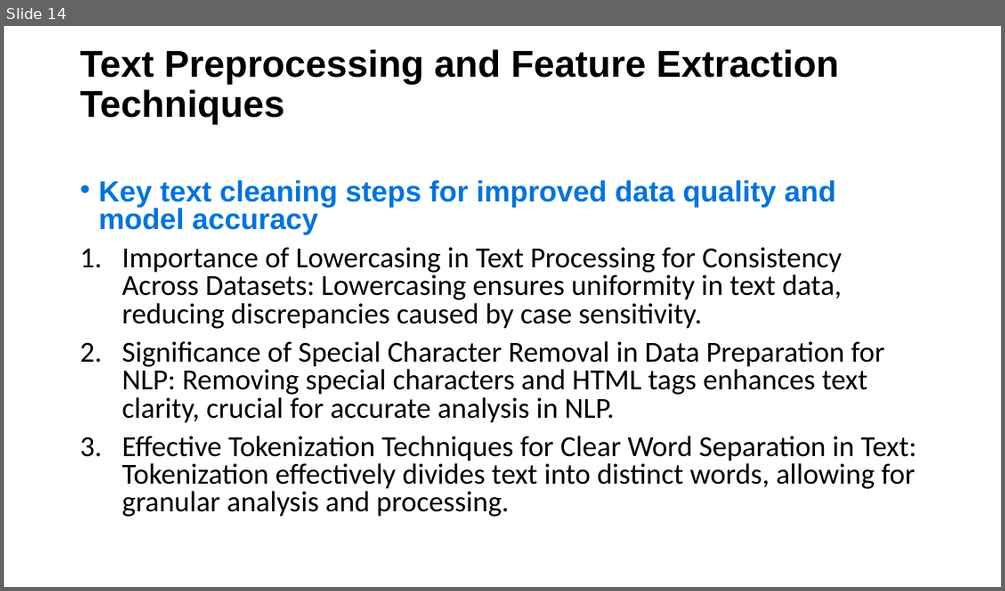
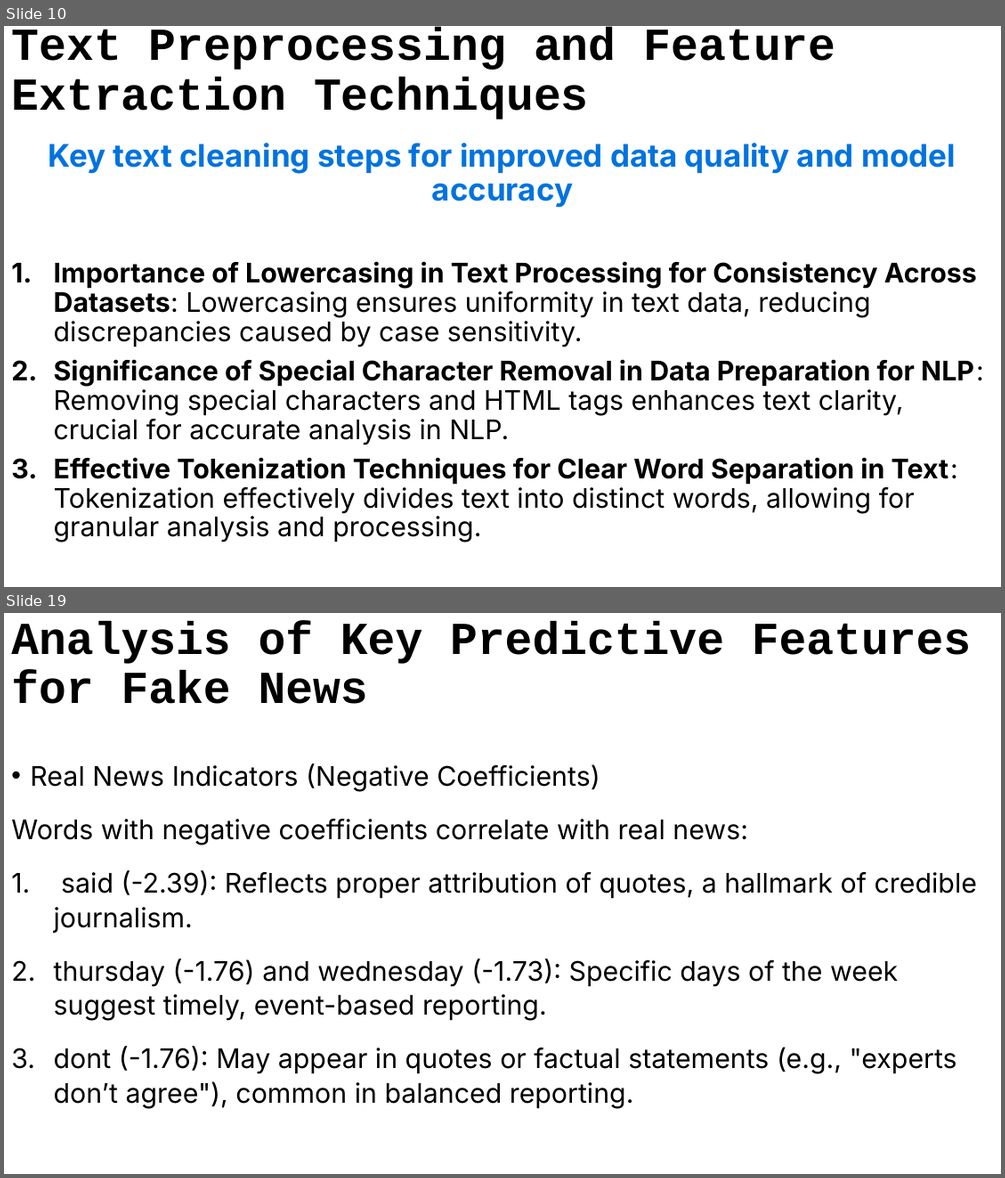
Before and after one commit to nteitsnik/ML_P2, a slide deck: Fake News Detection with Machine Learning.pptx. Shown one above the other, each under a label of ours: slide 14 before the commit, slides 10 and 19 after it; the slides between them are not shown. The pictures are 1005x591 and 1005x1178 pixels, drawn with LibreOffice and Linux fonts; fonts in the diff are those of the drawing. Boxes give left, top, right and bottom in pixels: in the first picture for what was removed or moved away, otherwise in the second. Text is boxed around its words. In the diff, an @@ line names an element or a change of style, - is before the commit and + after.

```diff
--- a/Fake News Detection with Machine Learning.pptx
+++ b/Fake News Detection with Machine Learning.pptx
@@ slide 19 added at <box>4,613,1001,1174</box>, background #FFFFFF @@
@@ title added at <box>11,620,971,704</box>, 44 pt, text #000000, bold @@
+Analysis of Key Predictive Features for Fake News
@@ text added at <box>11,763,977,1109</box>, 26 pt, text #000000 @@
+• Real News Indicators (Negative Coefficients)
+Words with negative coefficients correlate with real news:
+1. said (-2.39): Reflects proper attribution of quotes, a hallmark of credible journalism.
+2. thursday (-1.76) and wednesday (-1.73): Specific days of the week suggest timely, event-based reporting.
+3. dont (-1.76): May appear in quotes or factual statements (e.g., "experts don’t agree"), common in balanced reporting.
@@ what was slide 14 is now slide 10 @@
@@ slide 10 changed as well @@
@@ title "Text Preprocessing and Feature Extraction ...": place and size @@
-title "Text Preprocessing and Feature Extraction ..." at <box>80,49,839,125</box>
+title "Text Preprocessing and Feature Extraction ..." at <box>11,27,836,119</box>
@@ title "Text Preprocessing and Feature Extraction ..." at <box>11,27,836,119</box>: size 36 to 44.1 pt, font Arial to Courier New @@
@@ text "Key text cleaning steps for ...": place and size @@
-text "Key text cleaning steps for ..." at <box>98,180,917,516</box>
+text "Key text cleaning steps for ..." at <box>48,143,984,542</box>
@@ text "Key text cleaning steps for ..." at <box>48,143,984,542</box>: size 28 to 30 pt, font Arial to Inter in "Key text cleaning steps for improved data ..."; size 28 to 26 pt, font Calibri to Inter, bold on in "Importance of Lowercasing in Text Processing for ...", "Significance of Special Character Removal in Data ...", "Effective Tokenization Techniques for Clear Word Separation ..."; alignment left to centre; bullet • to none; line spacing 0.8 to 0.9 @@
```
Also in this commit, not shown: 7 other slides changed, 12 other slides added, 14 slides removed.
